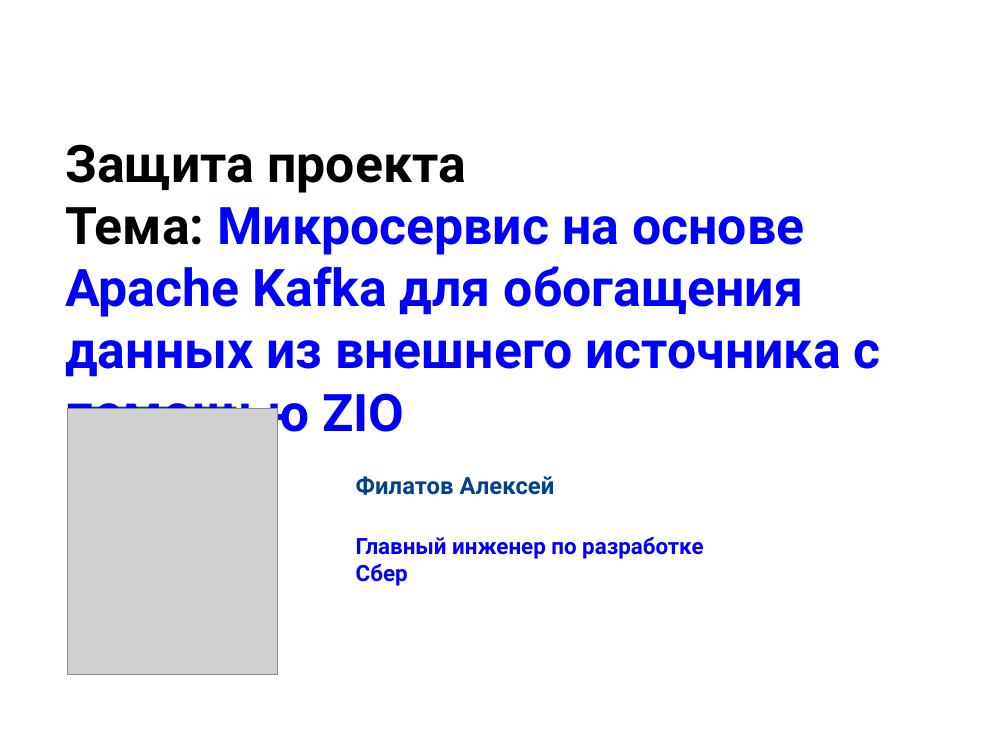
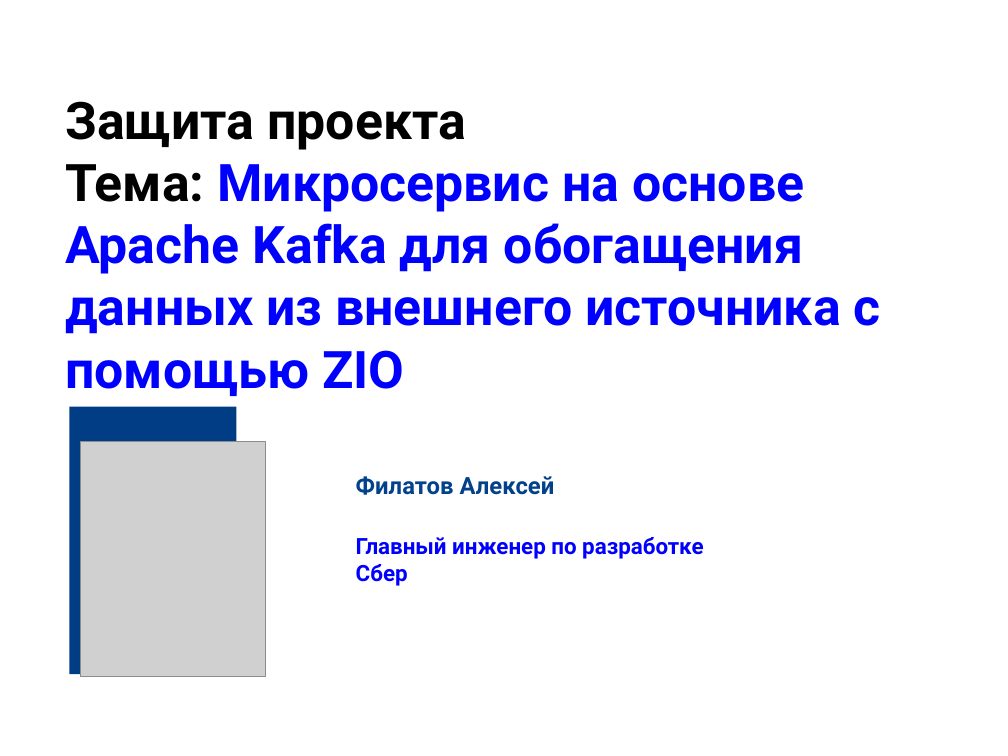
Before and after one commit to AlekseyFilatov/-OTUS_hw_kafka, a slide deck: slide 3 of project/Защита_проекта_Микросервис_на_основе_Apache_Kafka.pptx. Drawn at 1008x756 pixels with LibreOffice and Linux fonts; fonts in the diff are those of the drawing; grey boxes stand for pictures; background and template pictures are left out. Boxes give left, top, right and bottom in pixels: in the first picture for what was removed or moved away, otherwise in the second. Text is boxed around its words. In the diff, an @@ line names an element or a change of style, - is before the commit and + after.

```diff
--- a/project/Защита_проекта_Микросервис_на_основе_Apache_Kafka.pptx
+++ b/project/Защита_проекта_Микросервис_на_основе_Apache_Kafka.pptx
@@ title "Защита проекта" rewrapped from (65, 144, 881, 443) to (65, 101, 881, 396) @@
@@ picture: place and size @@
-picture at (68, 408, 277, 673)
+picture at (80, 442, 265, 676)
```
Also in this commit, not shown: 1 slide removed, 1 other file.
